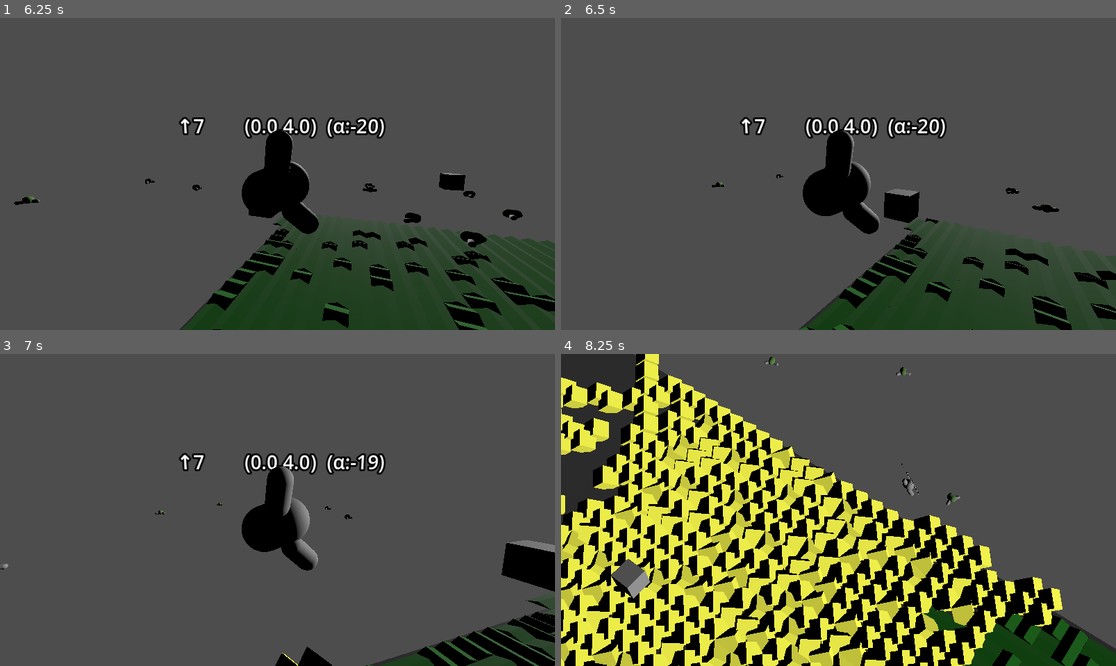
Above: before the commit, frames 1-4 (two rows, left to right).
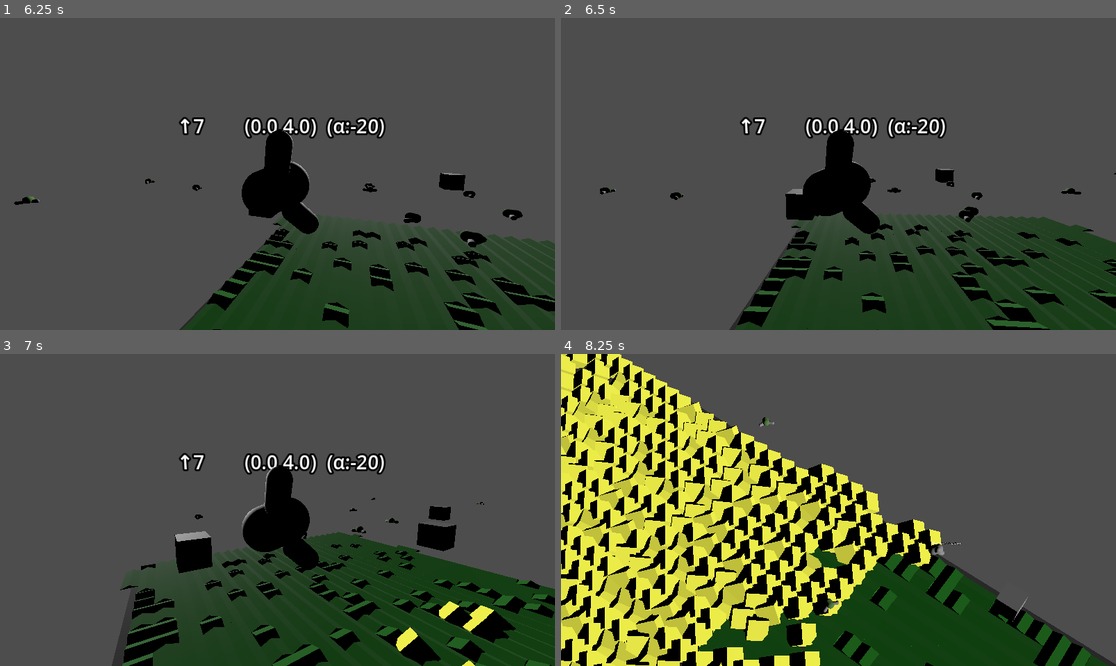
Above: after the commit, the same moments.

Repository: flatweb/gwj90Murat
Game: Godot game, scene res://game.tscn
Two runs of this game, one before a commit and one after it. Both use one fixed random seed, a clock stepped at 60 frames per second and the inputs below.
Inputs (mouse positions are in pixels of both pictures, inside the frame that each line leads up to):
- Up to frame 1 (6.25 s): move the mouse to (249, 236) at 0.52 s; hold Right (droite) 0.53-2.03 s; tap Z (attente) at 0.6, 2.85, 5.1 s; move the mouse to (444, 220) at 1.27 s; tap C (camera) at 1.35, 3.6, 5.85 s; move the mouse to (111, 127) at 2.02 s; hold Space (decolle) 2.03-2.78 s; hold Left (gauche) 2.03-3.53 s; move the mouse to (305, 174) at 2.77 s; move the mouse to (194, 96) at 3.52 s; hold Down (bas) 3.53-4.28 s; move the mouse to (399, 158) at 4.27 s; hold Right (droite) from 4.28 s (still down); tap Space (decolle) at 4.35 s; move the mouse to (166, 189) at 5.02 s; move the mouse to (333, 105) at 5.77 s
- Up to frame 2 (6.5 s): keep holding Right (droite)
- Up to frame 3 (7 s): keep holding Right (droite); move the mouse to (249, 572) at 6.52 s; hold Space (decolle) from 6.53 s (still down)
- Up to frame 4 (8.25 s): move the mouse to (1005, 556) at 7.27 s; release Space (decolle) at 7.28 s; tap Z (attente) at 7.35 s; move the mouse to (672, 463) at 8.02 s; release Right (droite) at 8.03 s; hold Down (bas) from 8.03 s (still down); tap C (camera) at 8.1 s

Frame 1 is identical in both runs. In frame 2, 14% of the frame differs, in the area x 7-100%, y 36-100%; in frame 3, 28%; in frame 4, 46%, in the area x 0-100%, y 0-100%.

Commit message:
On empêche l'oiseau de remonter avant le départ -> boucle de correction

Diff:
--- a/oiseau.gd
+++ b/oiseau.gd
@@ -279,7 +279,10 @@
 
 
 	# S'assurer qu'on ne va pas toucher les limites en X de la zone de vol
-	if not enaction and abs(speedVect.x * 3.0 + position.x) > limite_x :
+	if not enaction and \
+		( abs(speedVect.x*1.0 + position.x) > limite_x \
+		   or speedVect.z*1.0 + position.z > startpos.z \
+		):
 		# on approche trop du bord
 		# on force un virage
 		correction()
